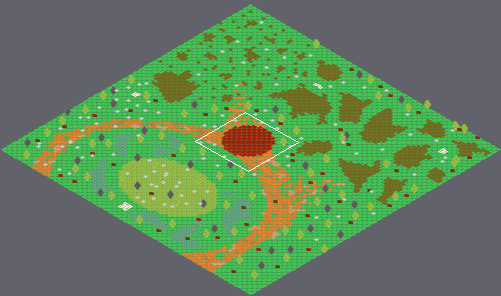
One commit to this Tiled map: hcg/resources/maps/maps/grass_boss_01.tmx. Above, an overview of the earlier version with the close-up marked.
Close-up. First the earlier version:
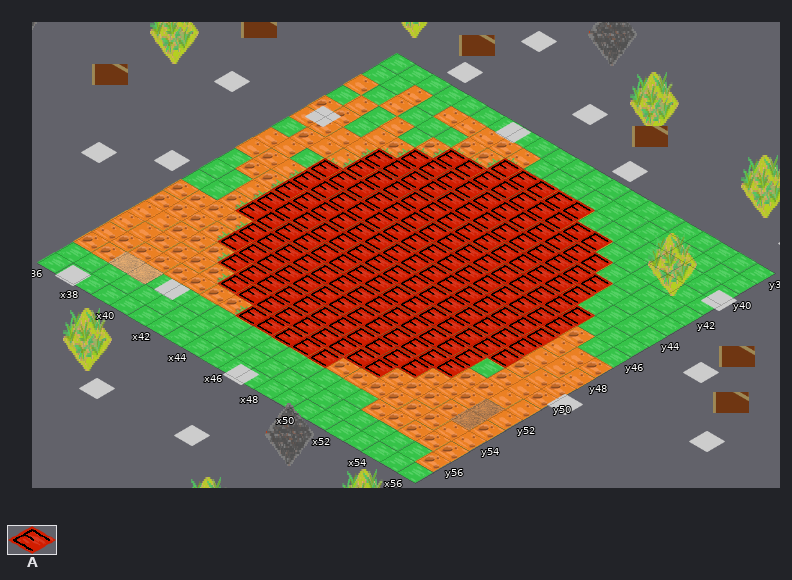
Cells are 55x32 px. Isometric: x runs down to the right, y down to the left. Shown: x 36..56, y 38..57.
Key: from "exit": A 0.
_ is an empty cell.
Objects are placed by the point they stand on, in cells (3,4 is the top-left corner of cell 3,4); size is 1x1 cell unless given.
Layers that did not change in this view are not listed.
Layer "exit" before, first column x 36:
38 _____________________
39 _____________________
40 ________AAAAA________
41 ______AAAAAAAAA______
42 _____AAAAAAAAAAA_____
43 ____AAAAAAAAAAAAA____
44 ____AAAAAAAAAAAAA____
45 ___AAAAAAAAAAAAAAA___
46 ___AAAAAAAAAAAAAAA___
47 ___AAAAAAAAAAAAAAA___
48 ___AAAAAAAAAAAAAAA___
49 ___AAAAAAAAAAAAAAA___
50 ____AAAAAAAAAAAAA____
51 ____AAAAAAAAAAAAA____
52 _____AAAAAAAAAAA_____
53 ______AAAAAAAAA______
54 ________AAAAA________
55 _____________________
56 _____________________
57 _____________________
The result:
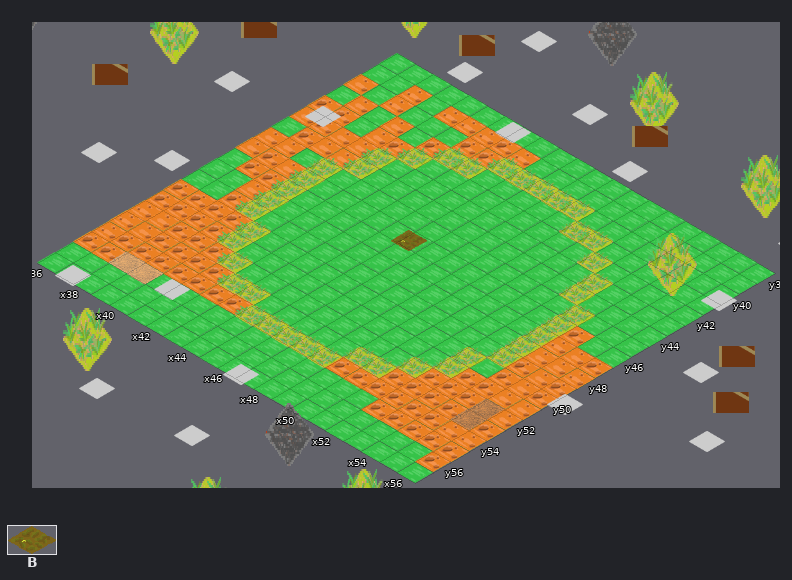
Further tiles: from "toxicsldudgebubbling": B 2 "sludgebubbling3".
Author's note on the commit: added / fixed the last 2 boss levels, and you have more ammo now
The exact change:
Changed rows in their new state; . is an unchanged cell.
Layer "exit" (removed):
first column x 39:
40 ....._____.....
41 ..._________...
42 ..___________..
43 ._____________.
44 ._____________.
45 _______________
46 _______________
47 _______________
48 _______________
49 _______________
50 ._____________.
51 ._____________.
52 ..___________..
53 ..._________...
54 ....._____.....
Layer "boss" (added):
added: B "sludgebubbling3" at 45.7,47.1
